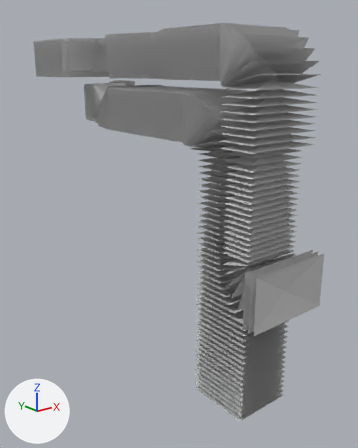
A saved change to the FBX model models/fbx/ustanovka/potok1.FBX.
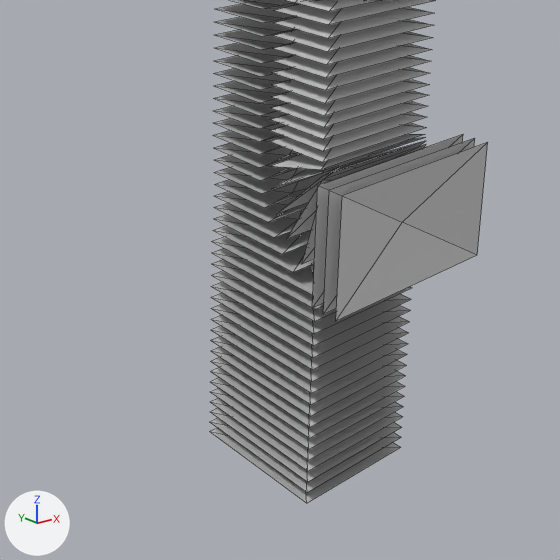
Each version is shown whole from a 50 mm camera at (-3.31, -4.21, 1.14) aimed at (0.24, 0.23, -0.64), then close up on the part from 27% to 100% of the width and 42% to 100% of the height. Lighting does not change. The marker at lower left points along +X, +Y and +Z. The close-ups show mesh edges as thin lines. Where no turn or scale is listed for an object, it has been applied to the vertices.

The first close-up shows 'pot_001', 'pot_002', 'pot_003', 'pot_583', 'pot_584', 'pot_585', 'pot_586', 'pot_587', 'pot_589', 'pot_590', 'pot_591', 'pot_592', 'pot_593', 'pot_594', 'pot_595', 'pot_596', 'pot_597'.
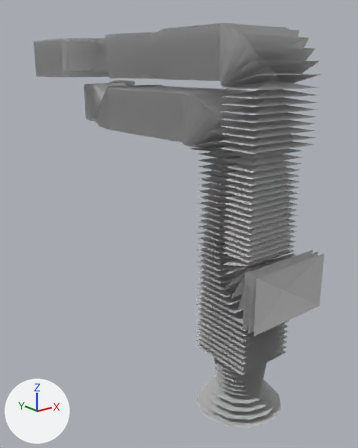
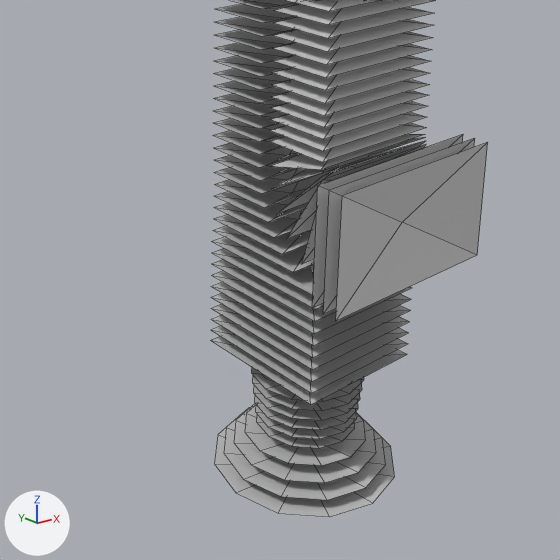
The change, as a list of edits to the scene's bpy script:
```text
Change me_mesh_181:
    remove me_mesh_181.from_pydata(...)  # 5 vertices, 4 faces; spans x -0.324..0.324, y -0.339..0.339, z -0.034..0.034
    add me_mesh_181.from_pydata(...)  # 13 vertices, 12 faces; spans x -0.276..0.276, y -0.263..0.289, z -0.022..0.037
    me_mesh_181 part 5: the whole mesh is rebuilt
Change me_mesh_185:
    remove me_mesh_185.from_pydata(...)  # 5 vertices, 4 faces; spans x -0.324..0.324, y -0.339..0.339, z -0.034..0.034
    add me_mesh_185.from_pydata(...)  # 13 vertices, 12 faces; spans x -0.252..0.252, y -0.239..0.265, z -0.022..0.037
    me_mesh_185 part 4: the whole mesh is rebuilt
Change me_mesh_186:
    remove me_mesh_186.from_pydata(...)  # 5 vertices, 4 faces; spans x -0.324..0.324, y -0.339..0.339, z -0.034..0.034
    add me_mesh_186.from_pydata(...)  # 13 vertices, 12 faces; spans x -0.246..0.246, y -0.233..0.259, z -0.022..0.037
    me_mesh_186 part 1: the whole mesh is rebuilt
Change me_mesh_187:
    remove me_mesh_187.from_pydata(...)  # 5 vertices, 4 faces; spans x -0.324..0.324, y -0.339..0.339, z -0.034..0.034
    add me_mesh_187.from_pydata(...)  # 13 vertices, 12 faces; spans x -0.302..0.302, y -0.289..0.315, z -0.022..0.037
    me_mesh_187 part 6: the whole mesh is rebuilt
Change me_mesh_188:
    remove me_mesh_188.from_pydata(...)  # 5 vertices, 4 faces; spans x -0.324..0.324, y -0.339..0.339, z -0.034..0.034
    add me_mesh_188.from_pydata(...)  # 13 vertices, 12 faces; spans x -0.354..0.354, y -0.341..0.367, z -0.022..0.037
    me_mesh_188 part 8: the whole mesh is rebuilt
Change me_mesh_183:
    remove me_mesh_183.from_pydata(...)  # 5 vertices, 4 faces; spans x -0.324..0.324, y -0.339..0.339, z -0.034..0.034
    add me_mesh_183.from_pydata(...)  # 13 vertices, 12 faces; spans x -0.264..0.264, y -0.251..0.277, z -0.022..0.037
    me_mesh_183 part 9: the whole mesh is rebuilt
Change me_mesh_180:
    remove me_mesh_180.from_pydata(...)  # 5 vertices, 4 faces; spans x -0.324..0.324, y -0.339..0.339, z -0.034..0.034
    add me_mesh_180.from_pydata(...)  # 13 vertices, 12 faces; spans x -0.276..0.276, y -0.279..0.274, z -0.023..0.036
    me_mesh_180 part 7: the whole mesh is rebuilt
Change me_mesh_184:
    remove me_mesh_184.from_pydata(...)  # 5 vertices, 4 faces; spans x -0.324..0.324, y -0.339..0.339, z -0.034..0.034
    add me_mesh_184.from_pydata(...)  # 13 vertices, 12 faces; spans x -0.258..0.258, y -0.245..0.271, z -0.022..0.037
    me_mesh_184 part 3: the whole mesh is rebuilt
Change me_mesh_182:
    remove me_mesh_182.from_pydata(...)  # 5 vertices, 4 faces; spans x -0.324..0.324, y -0.339..0.339, z -0.034..0.034
    add me_mesh_182.from_pydata(...)  # 13 vertices, 12 faces; spans x -0.27..0.27, y -0.257..0.283, z -0.022..0.037
    me_mesh_182 part 2: the whole mesh is rebuilt
Add me_mesh_189:
    me_mesh_189.from_pydata([(0.404, 0.013, 0.037), (0.35, 0.215, 0.037), (0.202, 0.363, 0.037), (0.0, 0.417, 0.037), (-0.202, 0.363, 0.037), (-0.35, 0.215, 0.037), (-0.404, 0.013, 0.037), (-0.35, -0.189, 0.037), (-0.202, -0.337, 0.037), (0.0, -0.391, 0.037), (0.202, -0.337, 0.037), (0.35, -0.189, 0.037), (0.0, 0.013, -0.022)], [], [(1, 0, 12), (2, 1, 12), (3, 2, 12), (4, 3, 12), (5, 4, 12), (6, 5, 12), (7, 6, 12), (8, 7, 12), (9, 8, 12), (10, 9, 12), (11, 10, 12), (0, 11, 12)])
    me_mesh_189.materials.append(mat_11___default)  # light grey #cacaca
Add me_mesh_190:
    me_mesh_190.from_pydata([(0.45, 0.013, 0.037), (0.39, 0.238, 0.037), (0.225, 0.403, 0.037), (0.0, 0.463, 0.037), (-0.225, 0.403, 0.037), (-0.39, 0.238, 0.037), (-0.45, 0.013, 0.037), (-0.39, -0.212, 0.037), (-0.225, -0.377, 0.037), (0.0, -0.437, 0.037), (0.225, -0.377, 0.037), (0.39, -0.212, 0.037), (0.0, 0.013, -0.022)], [], [(1, 0, 12), (2, 1, 12), (3, 2, 12), (4, 3, 12), (5, 4, 12), (6, 5, 12), (7, 6, 12), (8, 7, 12), (9, 8, 12), (10, 9, 12), (11, 10, 12), (0, 11, 12)])
    me_mesh_190.materials.append(mat_11___default)  # light grey #cacaca
Change ob_pot_590:
    ob_pot_590.location: (0.0, -1.091, -1.762) -> (0.0, -1.107, -1.762)
Change ob_pot_594:
    ob_pot_594.location: (0.0, -1.091, -1.992) -> (0.0, -1.107, -1.982)
Change ob_pot_595:
    ob_pot_595.location: (0.0, -1.091, -2.049) -> (0.0, -1.107, -2.037)
Change ob_pot_596:
    ob_pot_596.location: (0.0, -1.091, -2.106) -> (0.0, -1.107, -2.092)
Change ob_pot_597:
    ob_pot_597.location: (0.0, -1.091, -2.163) -> (0.0, -1.107, -2.146)
Change ob_pot_592:
    ob_pot_592.location: (0.0, -1.091, -1.877) -> (0.0, -1.107, -1.872)
Change ob_pot_593:
    ob_pot_593.location: (0.0, -1.091, -1.934) -> (0.0, -1.107, -1.927)
Change ob_pot_591:
    ob_pot_591.location: (0.0, -1.091, -1.82) -> (0.0, -1.107, -1.817)
Add ob_pot_598:
    ob_pot_598 = bpy.data.objects.new('pot_598', me_mesh_189)
    ob_pot_598.location = (0.0, -1.107, -2.201)
Add ob_pot_599:
    ob_pot_599 = bpy.data.objects.new('pot_599', me_mesh_190)
    ob_pot_599.location = (0.0, -1.107, -2.256)
```

What differs and where, as boxes [x1, y1, x2, y2] in the close-ups (560 x 560 px):
'pot_596', reshaped, moved: before [210, 418, 401, 492]; after [245, 405, 366, 466]
'pot_597', reshaped, moved: before [209, 427, 400, 503]; after [234, 404, 376, 483]
'pot_599', added: after [214, 415, 395, 517]
'pot_598', added: after [224, 408, 386, 500]
'pot_591', reshaped, moved: before [210, 367, 404, 438]; after [252, 375, 362, 411]
'pot_592', reshaped, moved: before [210, 378, 404, 449]; after [253, 385, 360, 420]
'pot_593', reshaped, moved: before [210, 388, 403, 460]; after [254, 395, 358, 430]
'pot_594', reshaped, moved: before [210, 398, 402, 471]; after [255, 405, 357, 439]
'pot_595', reshaped, moved: before [210, 408, 401, 482]; after [256, 415, 355, 448]
'pot_590', reshaped, moved: before [211, 357, 406, 427]; after [251, 367, 364, 401]
'pot_589', reshaped: before [211, 347, 406, 416]; after [261, 373, 273, 381]
